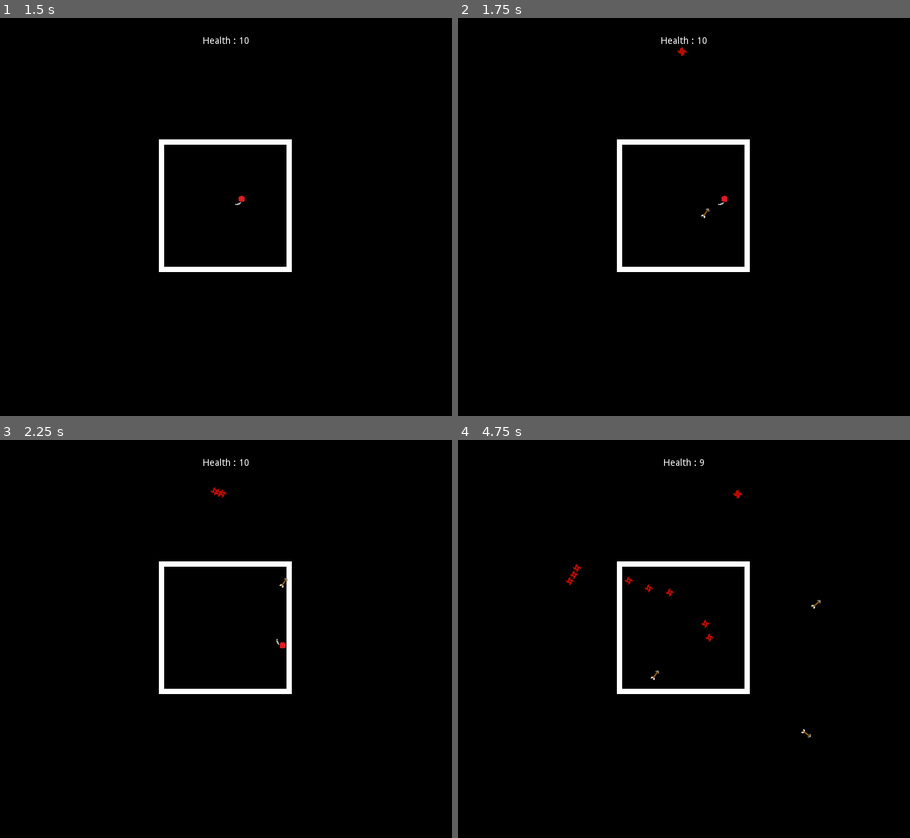
Above: before the commit, frames 1-4 (two rows, left to right).
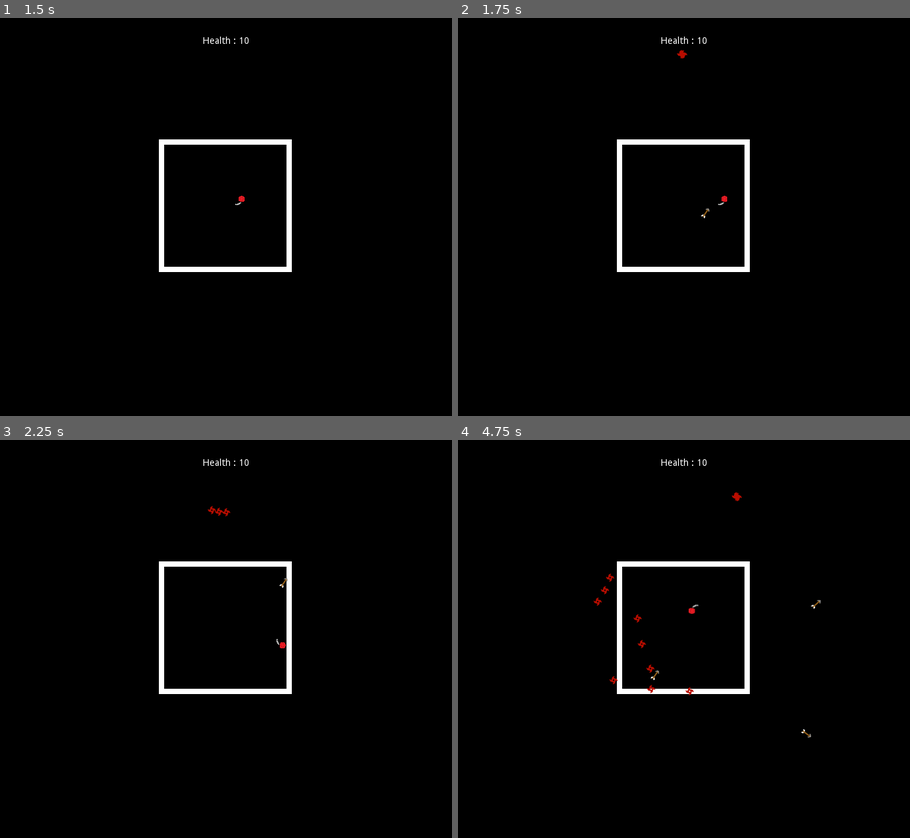
Above: after the commit, the same moments.

Repository: bsu-cs315/Final_Project_Group5
Game: Godot game, scene res://Scenes/TitleScreen.tscn
The game is run twice, just before and just after one commit, with the same random seed, the same clock (stepped at 60 frames per second) and the same inputs.
Inputs:
- Up to frame 1 (1.5 s): click "Start The Story" at 0.5 s; tap Enter at 1.25 s; hold Right (move_right) from 1.28 s (still down); tap R (reAwaken) at 1.35 s
- Up to frame 2 (1.75 s): keep holding Right (move_right)
- Up to frame 3 (2.25 s): tap Space at 2 s; release Right (move_right) at 2.03 s; hold Down (move_down) from 2.03 s (still down); tap R (reAwaken) at 2.1 s
- Up to frame 4 (4.75 s): release Down (move_down) at 2.78 s; hold Right (move_right) 2.78-3.53 s; tap R (reAwaken) at 2.85, 3.6, 4.35 s; hold Up (move_up) 3.53-4.28 s; hold Left (move_left) from 4.28 s (still down)

Frame 1 is identical in both runs. In frame 2, less than 0.1% of the frame differs, in the area x 48-51%, y 7-11%; in frame 3, 0.1%; in frame 4, 0.5%, in the area x 23-63%, y 4-65%.

Commit message:
Tweaked throwing star behavior and added some helpful comments

Diff:
--- a/project/Arena.gd
+++ b/project/Arena.gd
@@ -1,4 +1,4 @@
 extends Node2D
 
 func _ready():
-	print(self.get_transform())
+ pass
--- a/project/Scenes/Bullets/ThrowingStar.gd
+++ b/project/Scenes/Bullets/ThrowingStar.gd
@@ -1,21 +1,8 @@
 extends Area2D
 
-var origin
-var targetAngle
-var speed = 1
-
-
-func _ready():
-#	var origin = get_parent().waveOrigin[2]
-#	origin.x = origin.x + 96  # this accounts for the offset of the arena, its actual origin is in the left wall, this puts it in the center.
-#
-#	var _randomAngle = rand_range(0,360)
-#	var _randomDistance = rand_range(150, 280)
-#
-#	self.position.x = origin.x + _randomDistance * cos(deg2rad(_randomAngle))
-#	self.position.y = origin.y + _randomDistance * sin(deg2rad(_randomAngle))
-	pass
-
+var origin  # This is passed in from the wave that generates this bullet.
+var targetAngle  # This is passed in from the wave that generates this bullet.
+var speed = 1.8
 
 
 func _process(delta):
--- a/project/Scenes/Waves/WaveShruiken.gd
+++ b/project/Scenes/Waves/WaveShruiken.gd
@@ -13,9 +13,10 @@
 	_spawnTimer = _spawnTimer + delta
 	if _spawnTimer >= _spawnInterval:
 		_spawnTimer = 0
-		var target = Vector2(rand_range(-96, 96), rand_range(-96, 96))
-		var spread = 30
-		var _randomAngle = rand_range(0,360)
+
+		var target = Vector2(rand_range(-45, 45), rand_range(-45, 45))  # The range of allowed distance from the center of the arena for the bullets to target
+		var spread = 30  # The amount of spread, in degrees, between the 3 throwing stars.
+		var _randomAngle = rand_range(0,360)  # this line and the next provide the spawn point of the 3 shurikans, given in polar coordinates.
 		var _randomDistance = rand_range(150, 280)
 
 		for i in range (0, 3):
